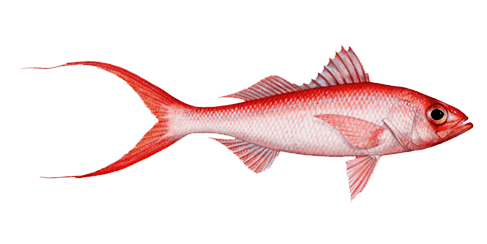
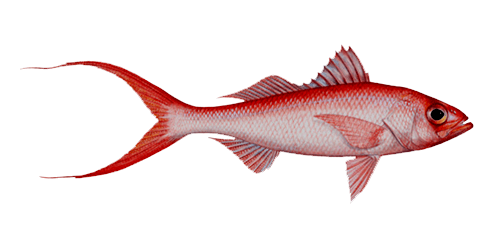
Two versions of the same layered image (487 x 244). Layer-by-layer changes:
pixels changed over [20, 44, 474, 204] (layer not identified)
